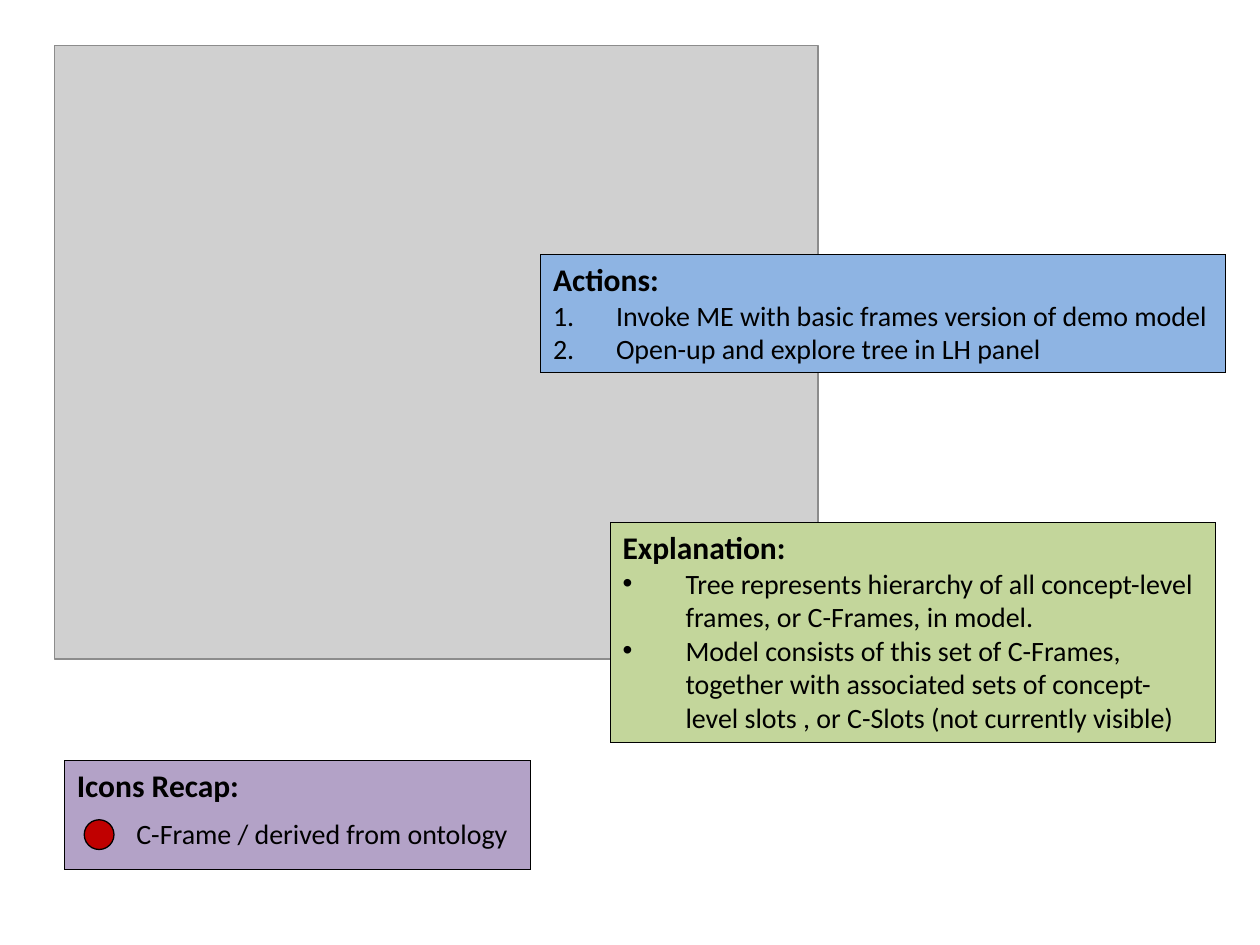
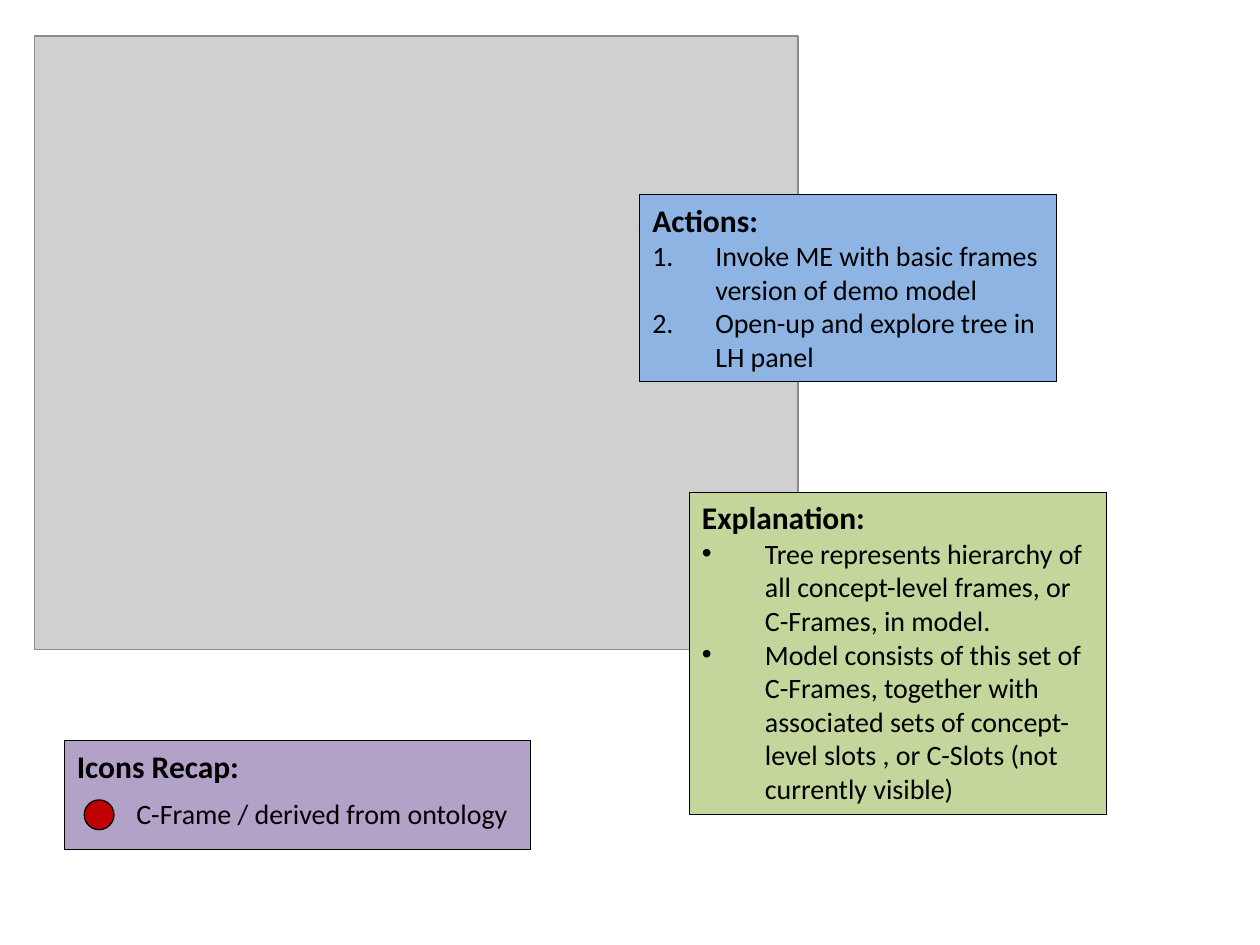
Before and after one commit to colin-puleston/mekon-hobo, a slide deck: slide 9 of docs/MEKON-HOBO Introductory Tutorial.pptx. Drawn at 1260x945 pixels with LibreOffice and Linux fonts; fonts in the diff are those of the drawing; grey boxes stand for pictures. Boxes give left, top, right and bottom in pixels: in the first picture for what was removed or moved away, otherwise in the second. Text is boxed around its words. In the diff, an @@ line names an element or a change of style, - is before the commit and + after.

```diff
--- a/docs/MEKON-HOBO Introductory Tutorial.pptx
+++ b/docs/MEKON-HOBO Introductory Tutorial.pptx
@@ picture: place and size @@
-picture at (54, 45, 818, 659)
+picture at (35, 37, 799, 650)
@@ rectangle "Actions:": place and size @@
-rectangle "Actions:" at (541, 255, 1225, 373)
+rectangle "Actions:" at (640, 195, 1057, 382)
@@ rectangle "Explanation:": place and size @@
-rectangle "Explanation:" at (610, 522, 1215, 742)
+rectangle "Explanation:" at (689, 493, 1106, 815)
@@ 1 rectangle, 1 text, 1 ellipse: place and size @@
-1 rectangle, 1 text, 1 ellipse at (64, 760, 530, 869)
+1 rectangle, 1 text, 1 ellipse at (64, 741, 530, 850)
```
Also in this commit, not shown: 11 other slides changed, 2 slides added.
